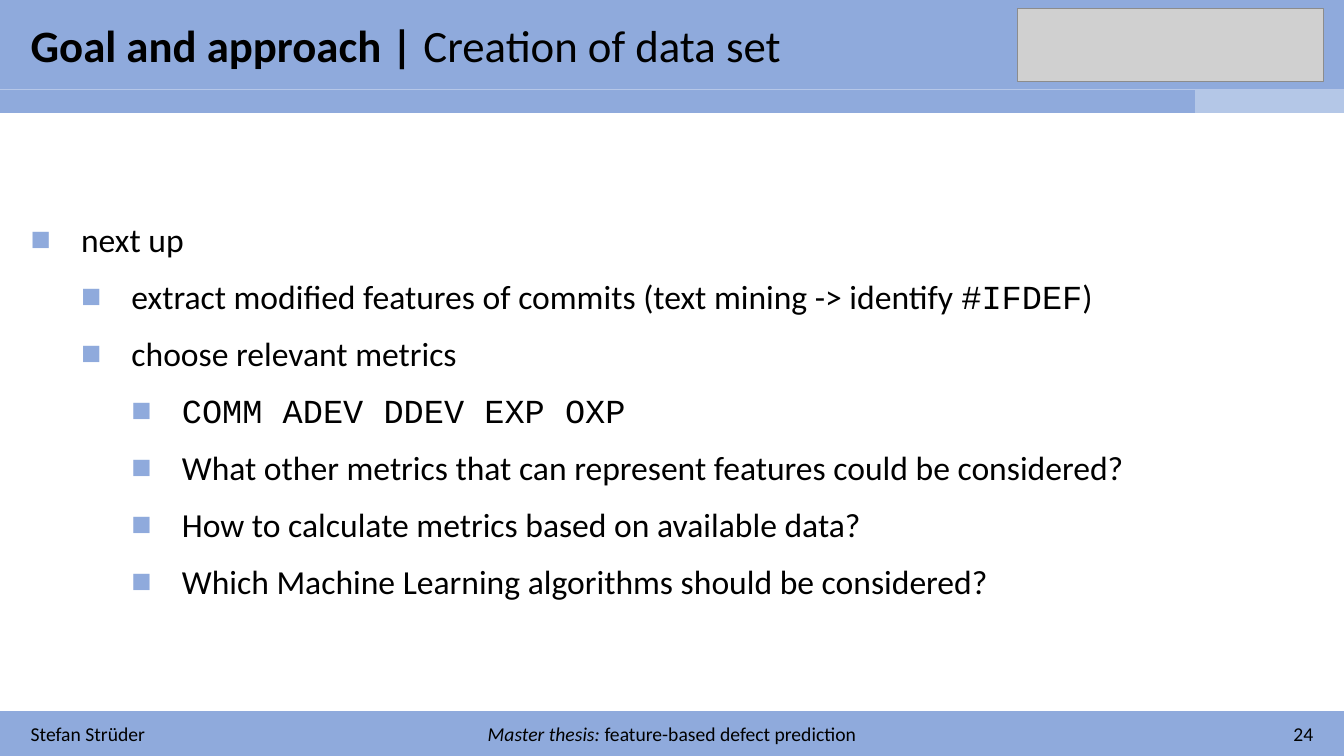
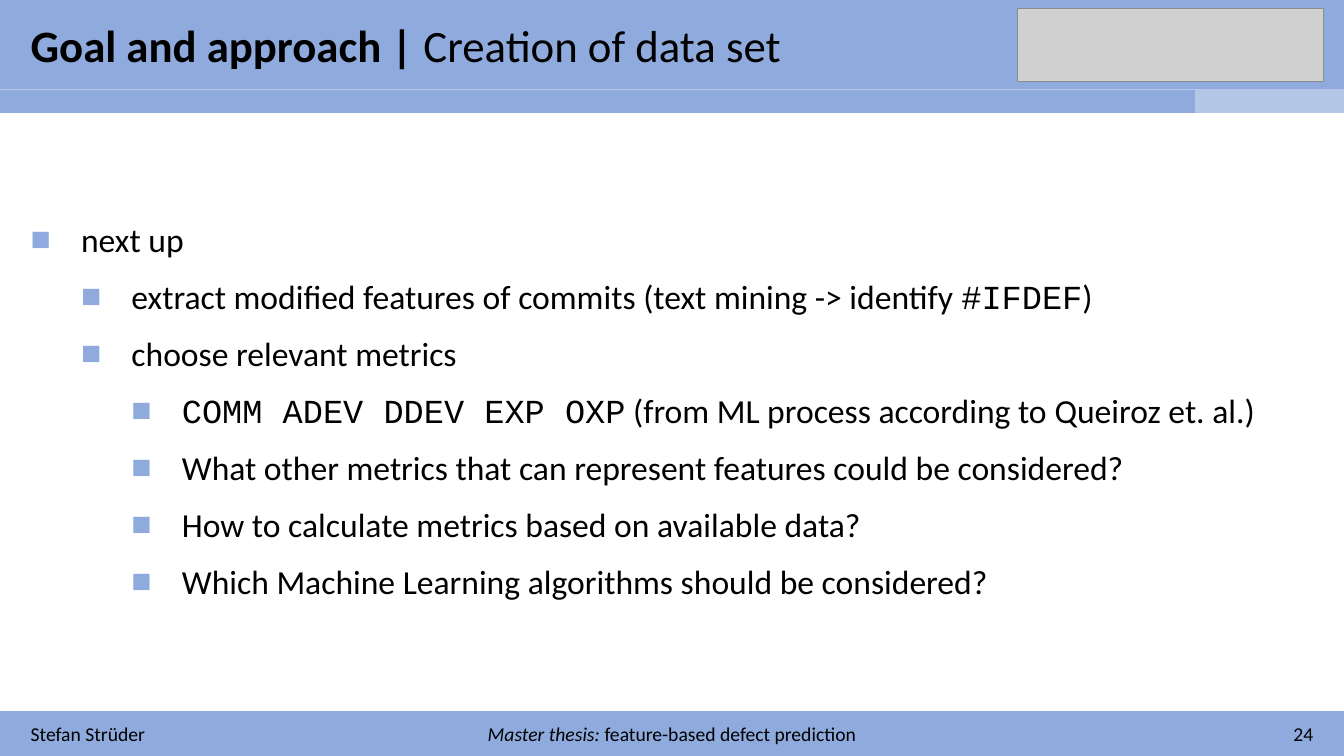
Before and after one commit to stefanstrueder/MA_Strueder, a slide deck: slide 30 of Einführungspräsentation/Introduction.pptx. Drawn at 1344x756 pixels with LibreOffice and Linux fonts; fonts in the diff are those of the drawing; grey boxes stand for pictures. Boxes give left, top, right and bottom in pixels: in the first picture for what was removed or moved away, otherwise in the second. Text is boxed around its words. In the diff, an @@ line names an element or a change of style, - is before the commit and + after.

```diff
--- a/Einführungspräsentation/Introduction.pptx
+++ b/Einführungspräsentation/Introduction.pptx
@@ text at [182,398,1255,429]: text changed; font Courier New to Calibri @@
-    ■ COMM ADEV DDEV EXP OXP
+    ■ COMM ADEV DDEV EXP OXP (from ML process according to Queiroz et. al.)
```
Also in this commit, not shown: 1 other slide changed, 1 other file.
